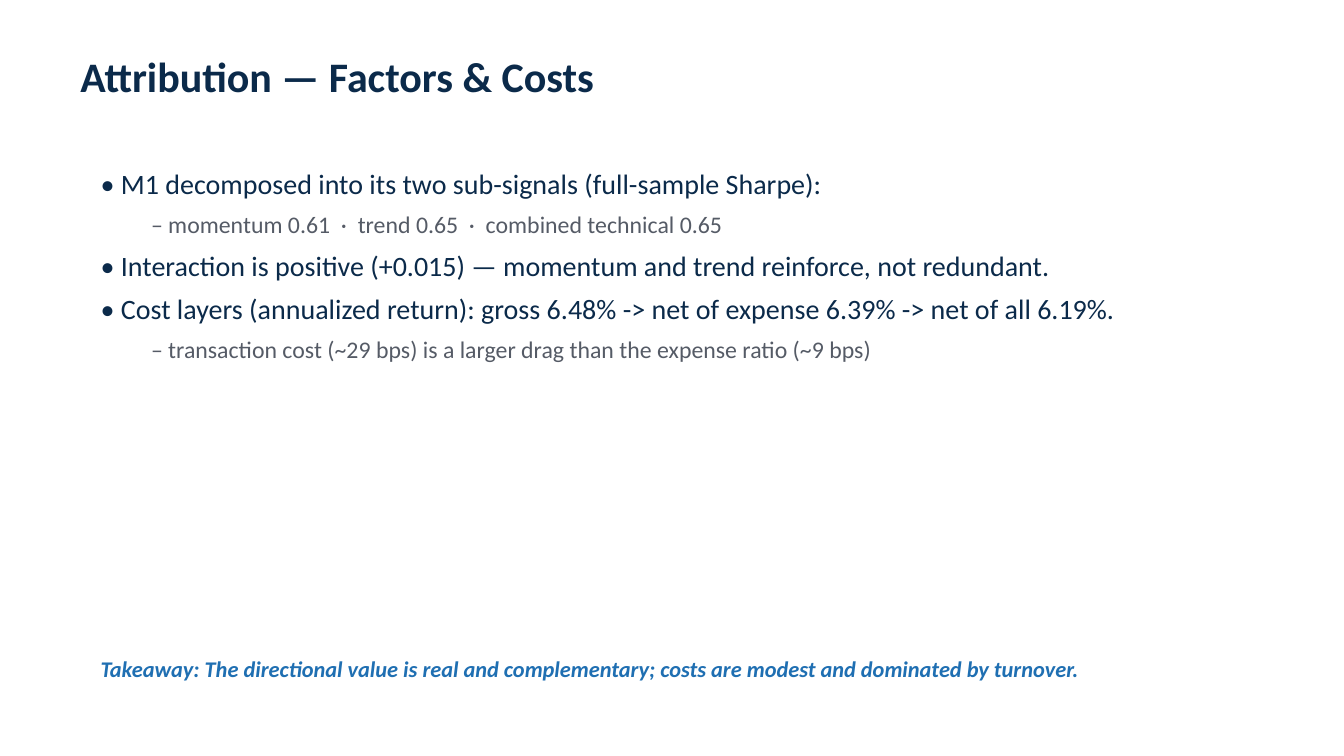
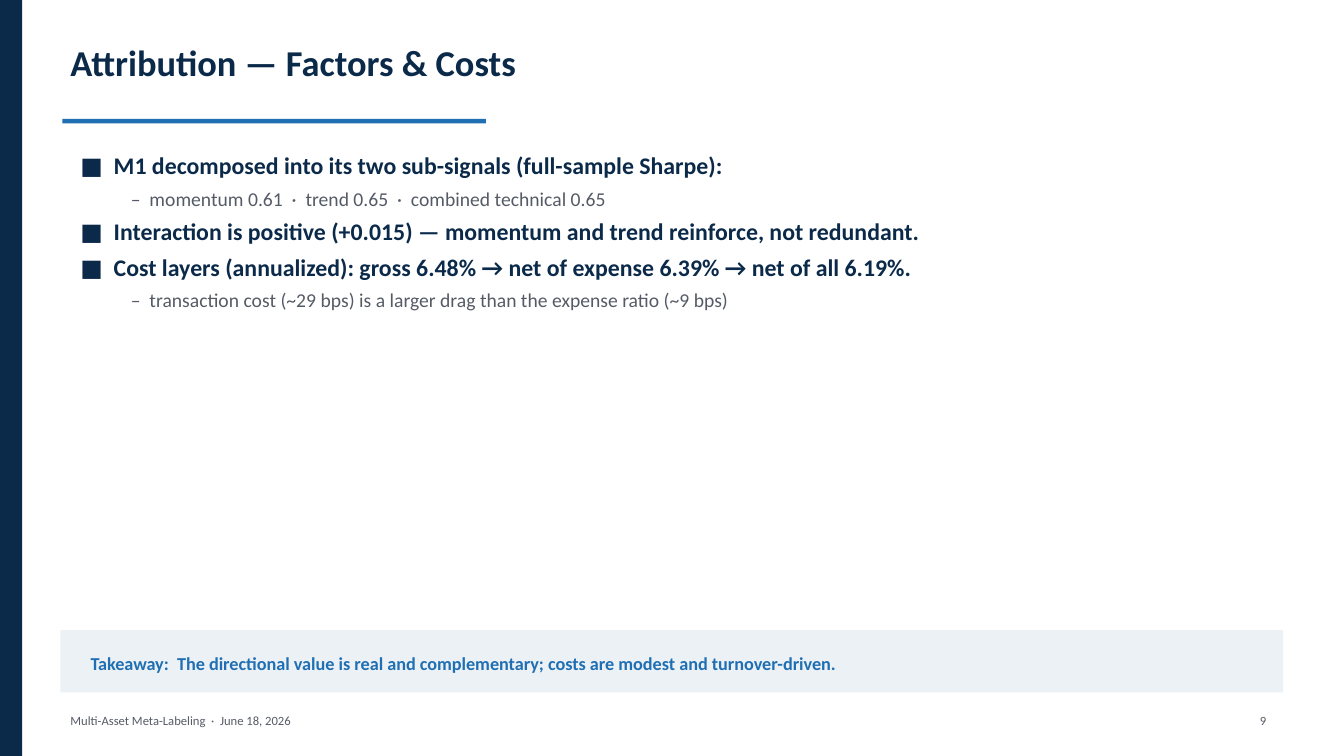
Before and after one commit to elakumuk/SSGA-Summer2026, a slide deck: slide 10 of reports/Meta_Labeling_Deck.pptx. Drawn at 1344x756 pixels with LibreOffice and Linux fonts; fonts in the diff are those of the drawing. Boxes give left, top, right and bottom in pixels: in the first picture for what was removed or moved away, otherwise in the second. Text is boxed around its words. In the diff, an @@ line names an element or a change of style, - is before the commit and + after.

```diff
--- a/reports/Meta_Labeling_Deck.pptx
+++ b/reports/Meta_Labeling_Deck.pptx
@@ rectangle added at box(0, 0, 22, 756), fill #0B2A4A @@
@@ text "Attribution — Factors & Costs": place and size @@
-text "Attribution — Factors & Costs" at box(80, 62, 594, 93)
+text "Attribution — Factors & Costs" at box(70, 50, 516, 77)
@@ text "Attribution — Factors & Costs" at box(70, 50, 516, 77): size 30 to 26 pt @@
@@ rectangle added at box(63, 119, 486, 123), fill #1F6FB2 @@
@@ text "■ M1 decomposed into its ...": place and size @@
-text "■ M1 decomposed into its ..." at box(121, 173, 1114, 362)
+text "■ M1 decomposed into its ..." at box(114, 156, 919, 311)
@@ text at box(114, 156, 722, 178): text changed; size 20 to 17 pt; bold on @@
-• M1 decomposed into its two sub-signals (full-sample Sharpe):
+■ M1 decomposed into its two sub-signals (full-sample Sharpe):
@@ text at box(149, 192, 728, 311): size 17 to 14 pt in "– momentum 0.61 · trend 0.65 · ...", "– transaction cost (~29 bps) is a ..."; less space between paragraphs @@
@@ text at box(114, 222, 919, 280): text changed; size 20 to 17 pt; bold on @@
-• Interaction is positive (+0.015) — momentum and trend reinforce, not redundant.
-• Cost layers (annualized return): gross 6.48% -> net of expense 6.39% -> net of all 6.19%.
+■ Interaction is positive (+0.015) — momentum and trend reinforce, not redundant.
+■ Cost layers (annualized): gross 6.48% → net of expense 6.39% → net of all 6.19%.
@@ rectangle added at box(60, 630, 1284, 693), fill #ECF1F6 @@
@@ text "Takeaway: The directional value is ..." at box(91, 657, 836, 673): vertical alignment top to middle @@
@@ text at box(91, 657, 836, 673): text changed; size 16 to 13 pt; italic off @@
-Takeaway: The directional value is real and complementary; costs are modest and dominated by turnover.
+Takeaway: The directional value is real and complementary; costs are modest and turnover-driven.
@@ text added at box(70, 716, 291, 727), 9 pt, text #555B66 @@
+Multi-Asset Meta-Labeling · June 18, 2026
@@ text added at box(1260, 717, 1266, 725), 9 pt, text #555B66 @@
+9
```
Also in this commit, not shown: 11 other slides changed, 1 other file.
